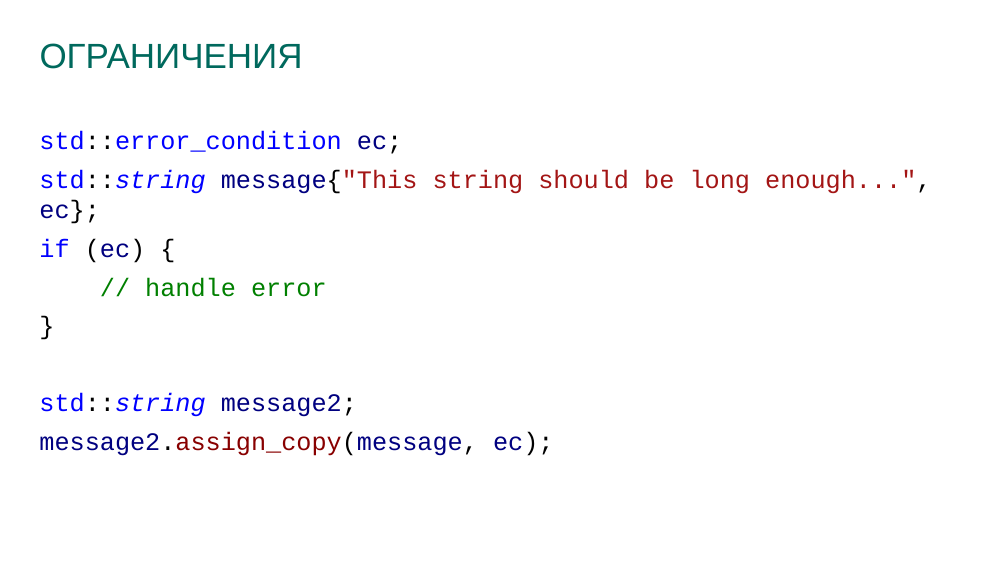
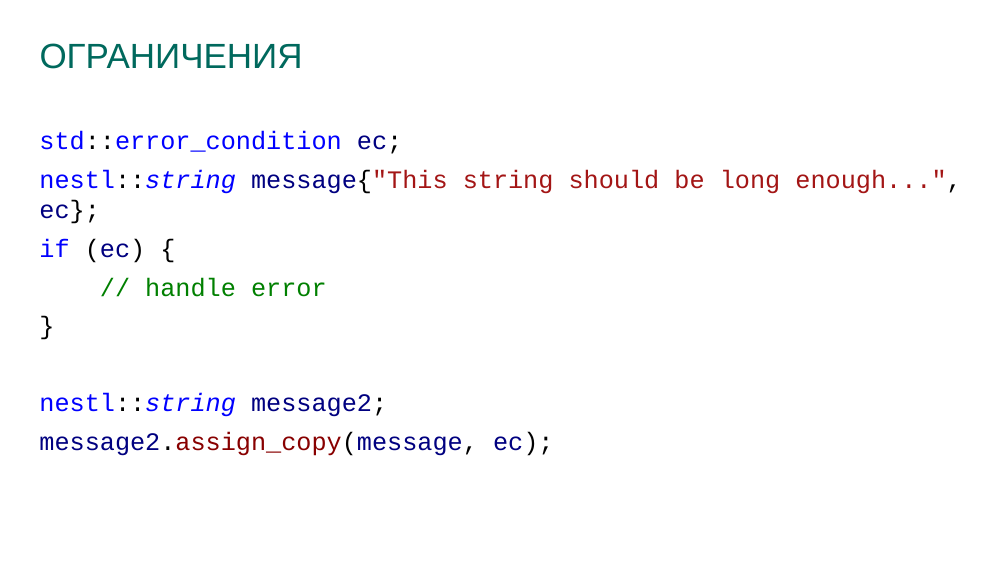
Before and after one commit to prograholic/prograholic.github.io, a slide deck: slide 10 of cpp_russia_2017_24_02_2017/24.02.2017_kutumov.pptx. Drawn at 1008x567 pixels with LibreOffice and Linux fonts; fonts in the diff are those of the drawing; background and template pictures are left out. Boxes give left, top, right and bottom in pixels: in the first picture for what was removed or moved away, otherwise in the second. Text is boxed around its words. In the diff, an @@ line names an element or a change of style, - is before the commit and + after.

```diff
--- a/cpp_russia_2017_24_02_2017/24.02.2017_kutumov.pptx
+++ b/cpp_russia_2017_24_02_2017/24.02.2017_kutumov.pptx
@@ text at (39, 169, 961, 224): text changed @@
-std::string message{"This string should be long enough...", ec};
+nestl::string message{"This string should be long enough...", ec};
@@ text at (39, 393, 387, 417): text changed @@
-std::string message2;
+nestl::string message2;
```
Also in this commit, not shown: 5 other slides changed, 11 slides added, 2 other files.
